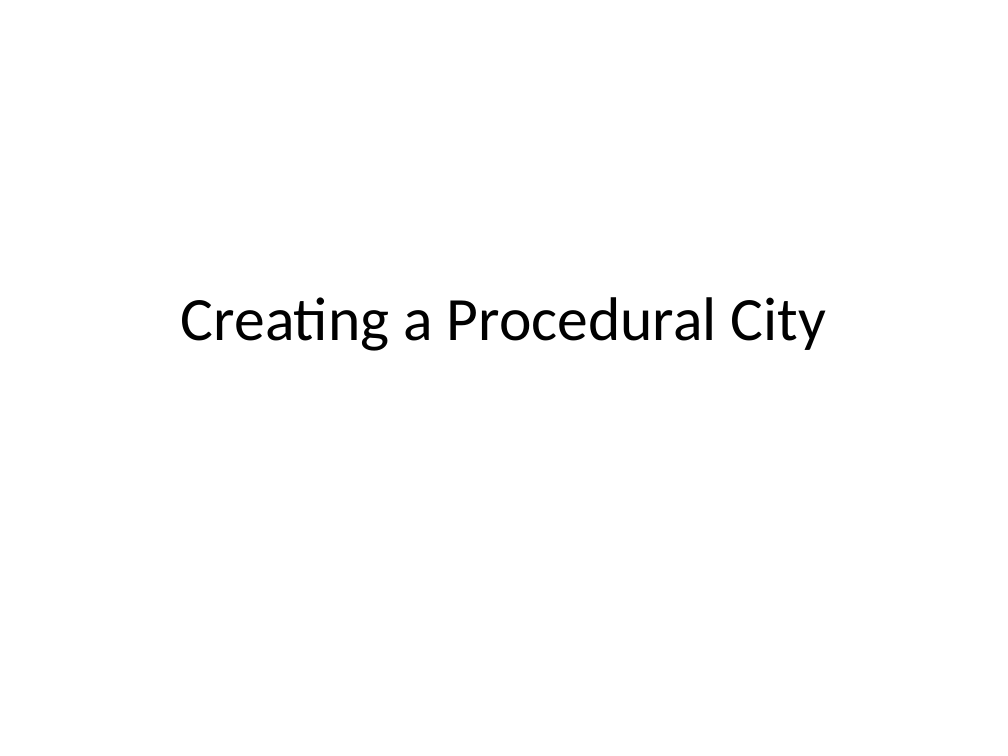
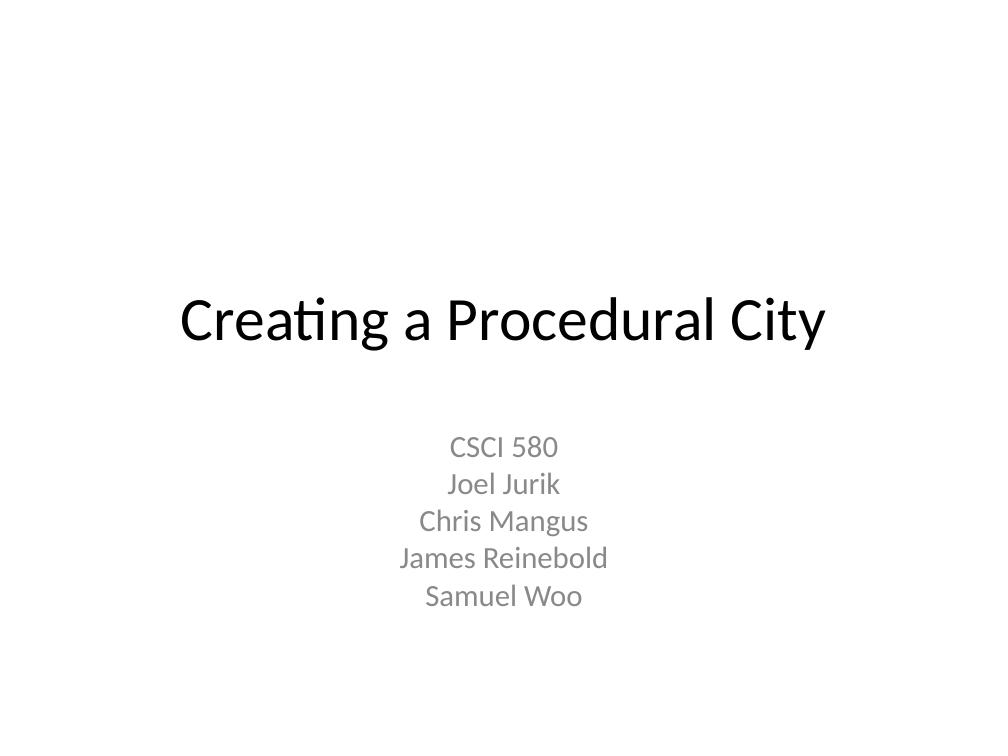
Before and after one commit to reinebold/cs580CMS, a slide deck: slide 1 of Documents/Creating a Procedural City.ppt. Drawn at 1008x756 pixels with LibreOffice and Linux fonts; fonts in the diff are those of the drawing. Boxes give left, top, right and bottom in pixels: in the first picture for what was removed or moved away, otherwise in the second. Text is boxed around its words. In the diff, an @@ line names an element or a change of style, - is before the commit and + after.

```diff
--- a/Documents/Creating a Procedural City.ppt
+++ b/Documents/Creating a Procedural City.ppt
@@ subtitle added at (400, 436, 608, 606), 22 pt, text #898989 @@
+CSCI 580
+Joel Jurik
+Chris Mangus
+James Reinebold
+Samuel Woo
```
Also in this commit, not shown: 8 slides added.
